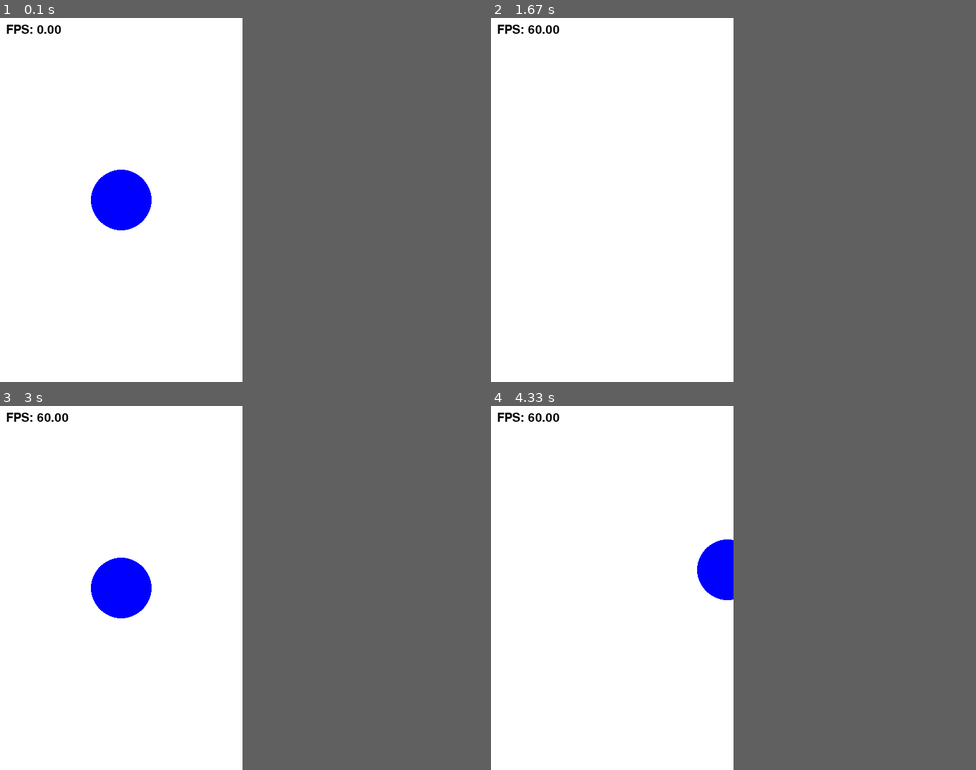
Above: before the commit, frames 1-4 (two rows, left to right).
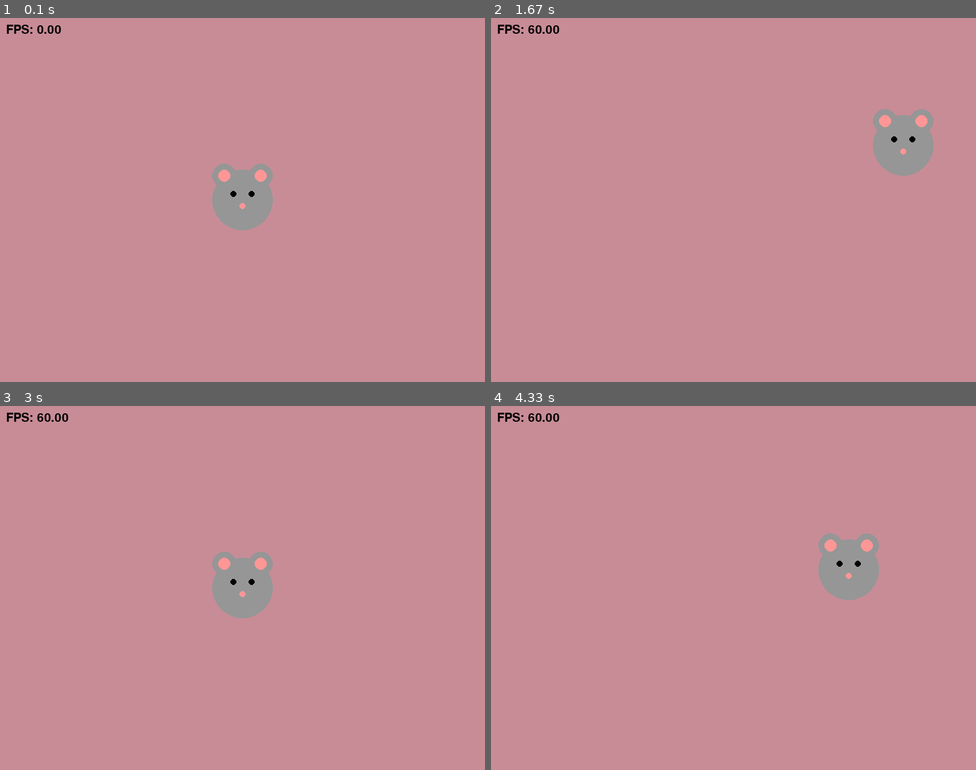
Above: after the commit, the same moments.

Repository: 20260192/hello-pygame
Game: pygame game, started from hello_pygame.py
Two runs of this game, one before a commit and one after it. Both use one fixed random seed, a clock stepped at 60 frames per second and the inputs below.
Inputs:
- Up to frame 1 (0.1 s): no input
- Up to frame 2 (1.67 s): hold Right 0.33-0.8 s; hold Up 0.83-1.13 s; hold Right 1.17-1.63 s
- Up to frame 3 (3 s): hold Left 1.67-2.2 s; hold Down 2.23-2.53 s; hold Left 2.57-2.97 s
- Up to frame 4 (4.33 s): hold Up 3-3.37 s; hold Right 3.4-4.03 s; hold Down from 4.07 s (still down)
The window is 400x600 before the commit and 800x600 after it. Grey fills any space a smaller window leaves; there, only what the larger window draws over its background counts as a difference.

The runs differ from the first frame. In frame 1, 51% of the frame differs, in the area x 0-57%, y 0-100%; in frame 2, 52%, in the area x 0-92%, y 0-100%; in frame 3, 51%; in frame 4, 52%.

Commit message:
원을 분홍 생쥐로 변경

Diff:
--- a/hello_pygame.py
+++ b/hello_pygame.py
@@ -2,17 +2,19 @@
 import sys
 
 pygame.init()
-screen = pygame.display.set_mode((400, 600))
+screen = pygame.display.set_mode((800, 600))
 pygame.display.set_caption("My First Pygame")
 
-WHITE = (255, 255, 255)
-BLUE = (0, 0, 255)
+WHITE = (200, 140, 150)
+GRAY = (150, 150, 150)   # ✅ 추가
+BLACK = (0, 0, 0)        # ✅ 추가
+PINK = (255, 150, 150)   # ✅ 추가
 
 clock = pygame.time.Clock()
-font = pygame.font.SysFont(None, 30) # 글자폰트생성
+font = pygame.font.SysFont(None, 30)
 
-# ✅ 추가: 원의 위치 변수
-x = 200
+# 위치 변수
+x = 400
 y = 300
 
 running = True
@@ -22,7 +24,7 @@
         if event.type == pygame.QUIT:
             running = False
 
-    # ✅ 추가: 키 입력 처리
+    # 키 입력 처리
     keys = pygame.key.get_pressed()
     if keys[pygame.K_LEFT]:
         x -= 5
@@ -35,12 +37,27 @@
 
     screen.fill(WHITE)
 
-    # ✅ 수정: 고정값 → 변수 사용
-    pygame.draw.circle(screen, BLUE, (x, y), 50)
+    # ✅ 몸통(얼굴)
+    pygame.draw.circle(screen, GRAY, (x, y), 50)
 
-    # fps 계산 및 텍스트 생성
+    # ✅ 귀
+    pygame.draw.circle(screen, GRAY, (x - 30, y - 40), 20)
+    pygame.draw.circle(screen, GRAY, (x + 30, y - 40), 20)
+
+    # ✅ 귀 안쪽
+    pygame.draw.circle(screen, PINK, (x - 30, y - 40), 10)
+    pygame.draw.circle(screen, PINK, (x + 30, y - 40), 10)
+
+    # ✅ 눈
+    pygame.draw.circle(screen, BLACK, (x - 15, y - 10), 5)
+    pygame.draw.circle(screen, BLACK, (x + 15, y - 10), 5)
+
+    # ✅ 코
+    pygame.draw.circle(screen, PINK, (x, y + 10), 5)
+
+    # fps 표시
     fps = clock.get_fps()
-    fps_text = font.render(f"FPS: {fps:.2f}", True, (0, 0, 0))
+    fps_text = font.render(f"FPS: {fps:.2f}", True, BLACK)
     screen.blit(fps_text, (10, 10))
 
     pygame.display.flip()
